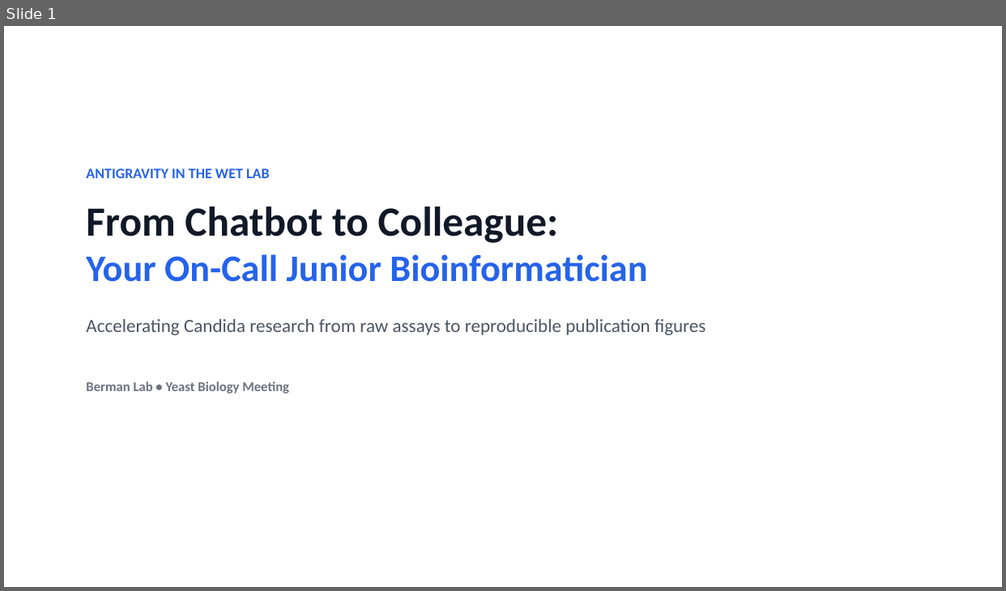
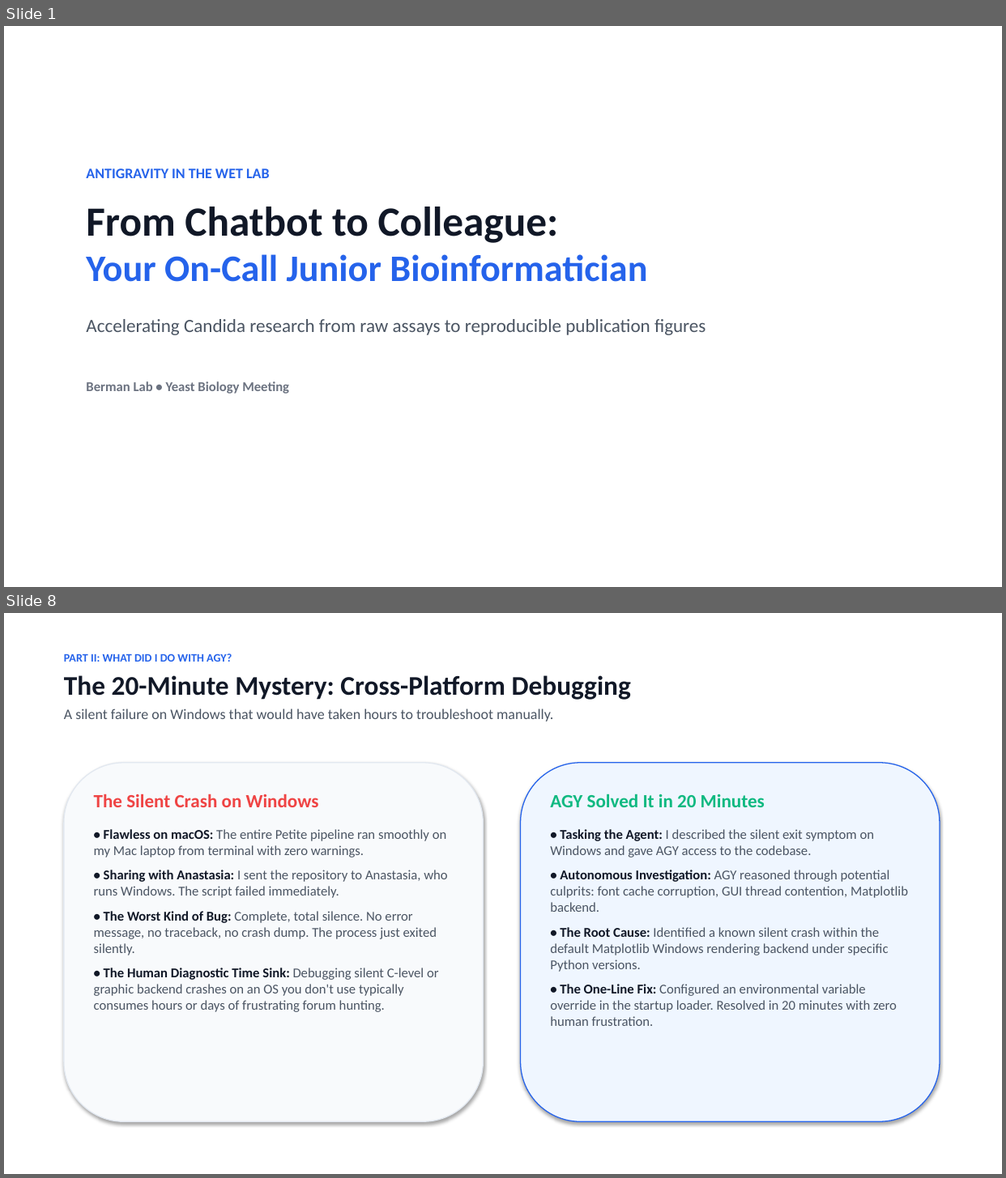
Before and after one commit to berman-lab/antigravity-intoduction-presentation, a slide deck: antigravity_lab_presentation.pptx. Shown one above the other, each under a label of ours: slide 1 before the commit, slides 1 and 8 after it; the slides between them are not shown. The pictures are 1006x591 and 1006x1178 pixels, drawn with LibreOffice and Linux fonts; fonts in the diff are those of the drawing. Boxes give left, top, right and bottom in pixels: in the first picture for what was removed or moved away, otherwise in the second. Text is boxed around its words. In the diff, an @@ line names an element or a change of style, - is before the commit and + after.

```diff
--- a/antigravity_lab_presentation.pptx
+++ b/antigravity_lab_presentation.pptx
@@ slide 8 added at box(4, 613, 1002, 1174), background #FFFFFF @@
@@ text added at box(64, 653, 631, 722), 14 pt, text #4B5563 @@
+PART II: WHAT DID I DO WITH AGY?
+The 20-Minute Mystery: Cross-Platform Debugging
+A silent failure on Windows that would have taken hours to troubleshoot manually.
@@ rounded rectangle added at box(64, 763, 484, 1122), fill #F8FAFC, outline #E2E8F0 1 pt @@
@@ rounded rectangle added at box(521, 763, 940, 1122), fill #EFF6FF, outline #2563EB 1 pt @@
@@ text added at box(94, 794, 447, 1012), 13 pt, text #4B5563 @@
+The Silent Crash on Windows
+• Flawless on macOS: The entire Petite pipeline ran smoothly on my Mac laptop from terminal with zero warnings.
+• Sharing with Anastasia: I sent the repository to Anastasia, who runs Windows. The script failed immediately.
+• The Worst Kind of Bug: Complete, total silence. No error message, no traceback, no crash dump. The process just exited silently.
+• The Human Diagnostic Time Sink: Debugging silent C-level or graphic backend crashes on an OS you don't use typically consumes hours or days of frustrating forum hunting.
@@ text added at box(550, 794, 908, 1026), 13 pt, text #4B5563 @@
+AGY Solved It in 20 Minutes
+• Tasking the Agent: I described the silent exit symptom on Windows and gave AGY access to the codebase.
+• Autonomous Investigation: AGY reasoned through potential culprits: font cache corruption, GUI thread contention, Matplotlib backend.
+• The Root Cause: Identified a known silent crash within the default Matplotlib Windows rendering backend under specific Python versions.
+• The One-Line Fix: Configured an environmental variable override in the startup loader. Resolved in 20 minutes with zero human frustration.
```
Also in this commit, not shown: 10 slides changed, 6 other slides added, 6 slides removed, 4 other files.
